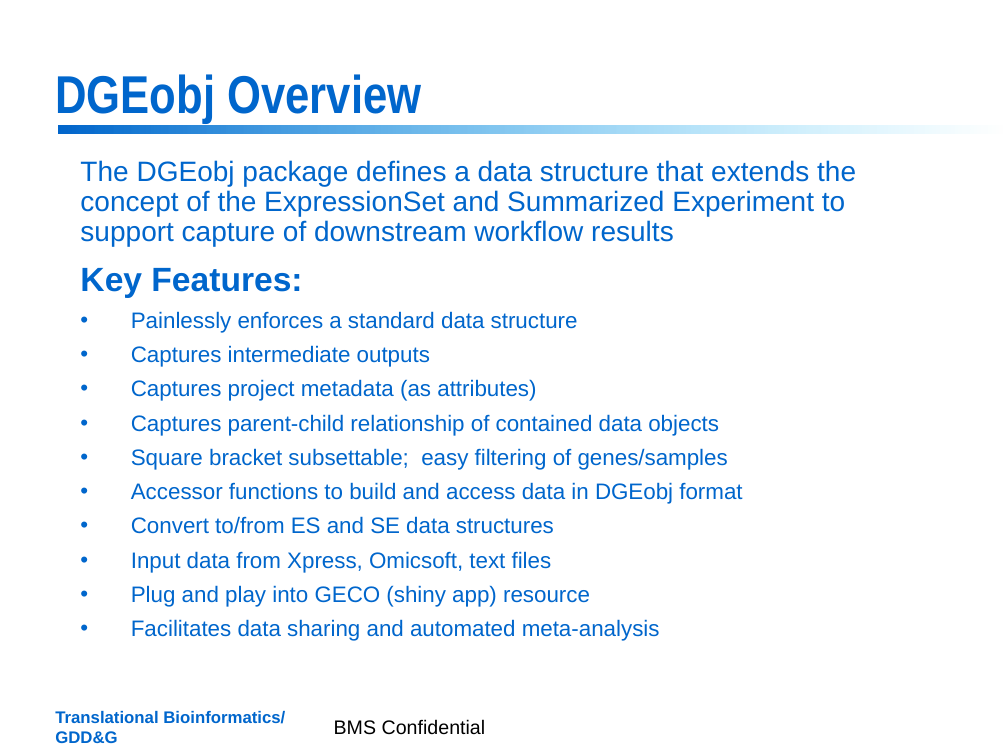
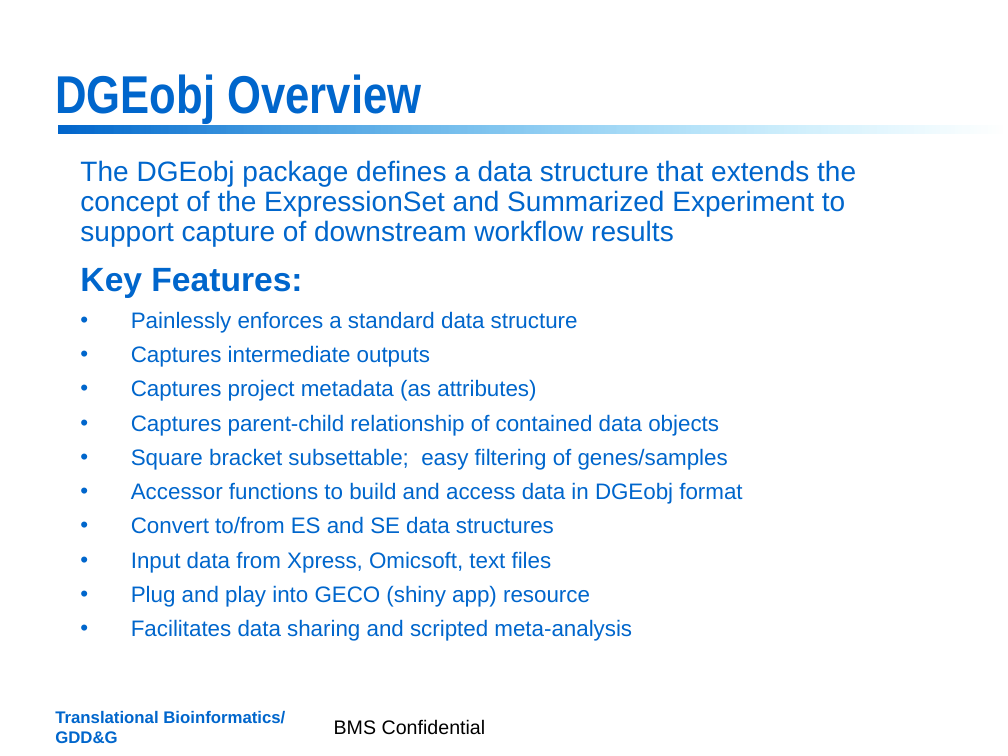
Before and after one commit to jrthompson54/DGE.Tools2, a slide deck: slide 2 of DGEobj Short Intro-16May2019.pptx. Drawn at 1008x756 pixels with LibreOffice and Linux fonts; fonts in the diff are those of the drawing; background and template pictures are left out. Boxes give left, top, right and bottom in pixels: in the first picture for what was removed or moved away, otherwise in the second. Text is boxed around its words. In the diff, an @@ line names an element or a change of style, - is before the commit and + after.

```diff
--- a/DGEobj Short Intro-16May2019.pptx
+++ b/DGEobj Short Intro-16May2019.pptx
@@ text at bbox=[131, 619, 632, 641]: text changed @@
-• Facilitates data sharing and automated meta-analysis
+• Facilitates data sharing and scripted meta-analysis
```
Also in this commit, not shown: 1 other slide changed, 6 other files.
